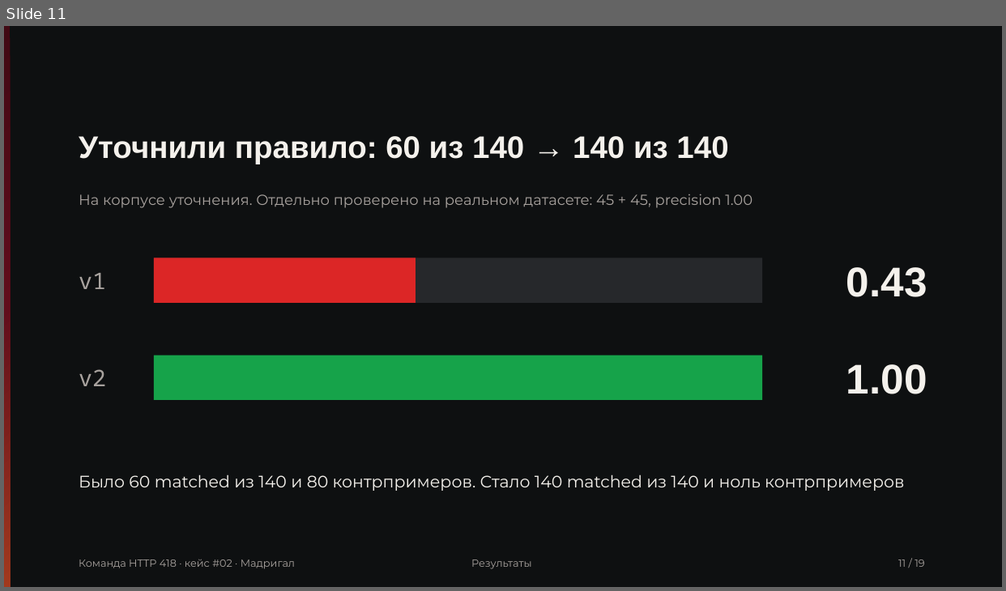
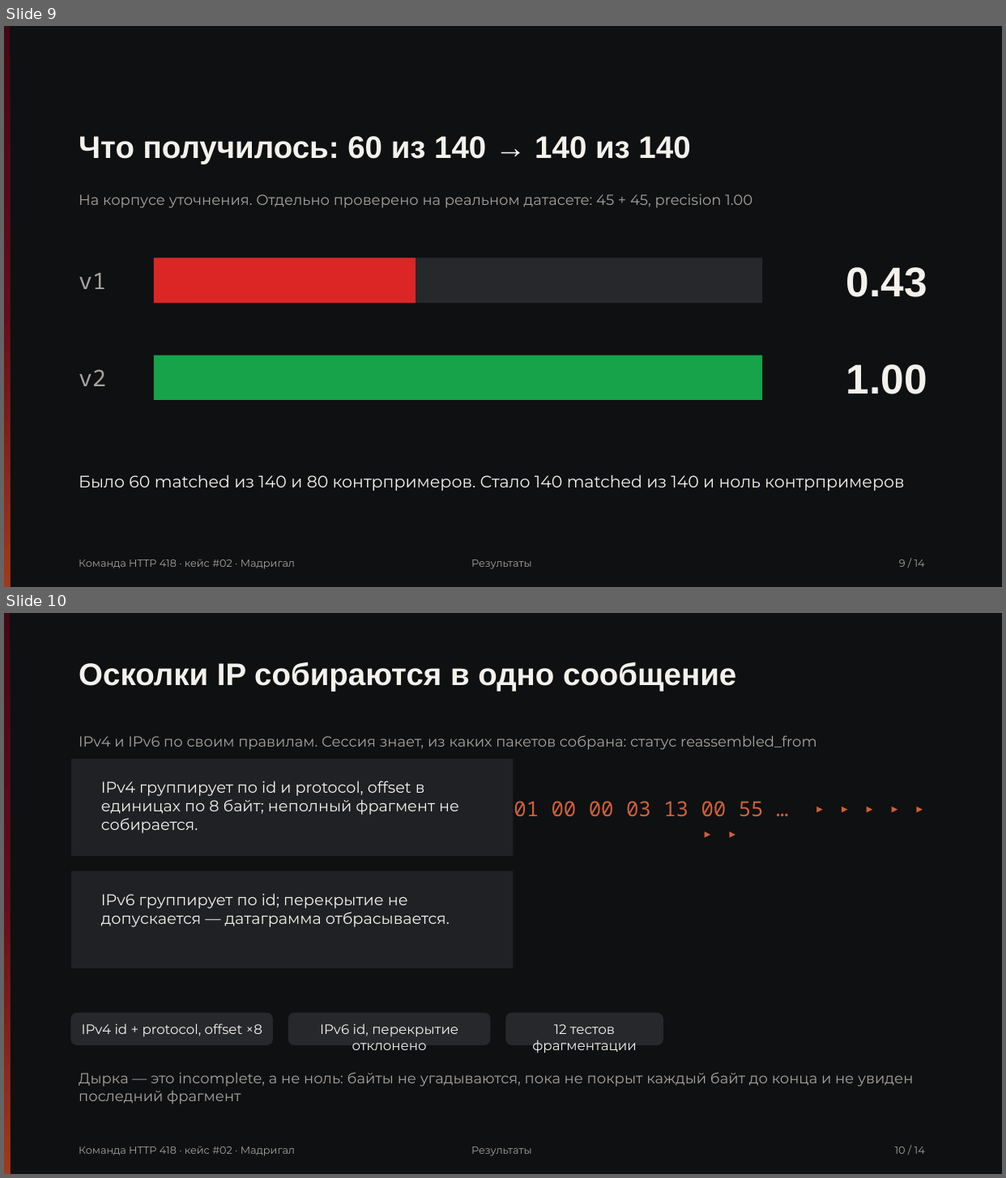
Before and after one commit to Pavel1778/madrigal-protocol-lab, a slide deck: presentation/slides.pptx. Shown one above the other, each under a label of ours: slide 11 before the commit, slides 9 and 10 after it. The pictures are 1006x591 and 1006x1178 pixels, drawn with LibreOffice and Linux fonts; fonts in the diff are those of the drawing. Boxes give left, top, right and bottom in pixels: in the first picture for what was removed or moved away, otherwise in the second. Text is boxed around its words. In the diff, an @@ line names an element or a change of style, - is before the commit and + after.

```diff
--- a/presentation/slides.pptx
+++ b/presentation/slides.pptx
@@ slide 10 added at [4,613,1002,1174], background #FFFFFF @@
@@ rectangle added at [4,613,1002,1174], fill #0E1011 @@
@@ rectangle added at [4,613,10,1174], fill gradient #410913 to #610D1C to #A2391D @@
@@ text added at [79,662,736,691], 30 pt, text #F4F1EC, bold @@
+Осколки IP собираются в одно сообщение
@@ text added at [79,735,816,750], 14 pt, text #A8A29E @@
+IPv4 и IPv6 по своим правилам. Сессия знает, из каких пакетов собрана: статус reassembled_from
@@ rectangle added at [71,759,513,856], fill #1F2124 @@
@@ text added at [101,781,459,833], 15 pt, text #F4F1EC @@
+IPv4 группирует по id и protocol, offset в единицах по 8 байт; неполный фрагмент не собирается.
@@ text added at [513,801,764,817], 20 pt, text #D0603A @@
+01 00 00 03 13 00 55 … ▸ ▸ ▸ ▸ ▸ ▸ ▸
@@ rectangle added at [71,871,513,969], fill #1F2124 @@
@@ text added at [101,893,450,927], 15 pt, text #F4F1EC @@
+IPv6 группирует по id; перекрытие не допускается — датаграмма отбрасывается.
@@ rounded rectangle added at [71,1013,273,1045], fill #26282B, outline #26282B 1 pt @@
@@ text added at [82,1024,262,1037], 13 pt, text #F4F1EC @@
+IPv4 id + protocol, offset ×8
@@ rounded rectangle added at [289,1013,491,1045], fill #26282B, outline #26282B 1 pt @@
@@ text added at [320,1024,458,1050], 13 pt, text #F4F1EC @@
+IPv6 id, перекрытие отклонено
@@ rounded rectangle added at [506,1013,663,1045], fill #26282B, outline #26282B 1 pt @@
@@ text added at [532,1024,637,1053], 13 pt, text #F4F1EC @@
+12 тестов фрагментации
@@ text added at [79,1072,913,1105], 14 pt, text #A8A29E @@
+Дырка — это incomplete, а не ноль: байты не угадываются, пока не покрыт каждый байт до конца и не увиден последний фрагмент
@@ text added at [79,1147,295,1157], 10 pt, text #A8A29E @@
+Команда HTTP 418 · кейс #02 · Мадригал
@@ text added at [471,1147,532,1157], 10 pt, text #A8A29E @@
+Результаты
@@ text added at [895,1147,925,1154], 10 pt, text #A8A29E @@
+10 / 14
@@ what was slide 11 is now slide 9 @@
@@ slide 9 changed as well @@
@@ text at [79,136,690,164]: text changed @@
-Уточнили правило: 60 из 140 → 140 из 140
+Что получилось: 60 из 140 → 140 из 140
@@ text at [899,560,925,567]: text changed @@
-11 / 19
+9 / 14
```
Also in this commit, not shown: 12 other slides changed, 6 slides removed, 15 other files.
